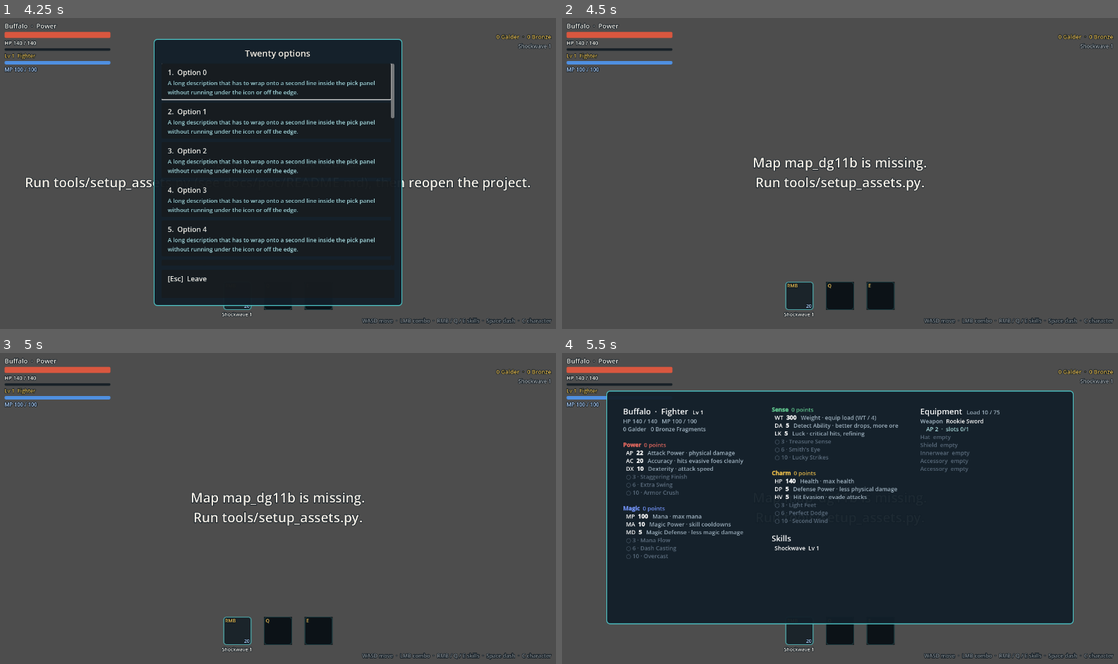
Above: before the commit, frames 1-4 (two rows, left to right).
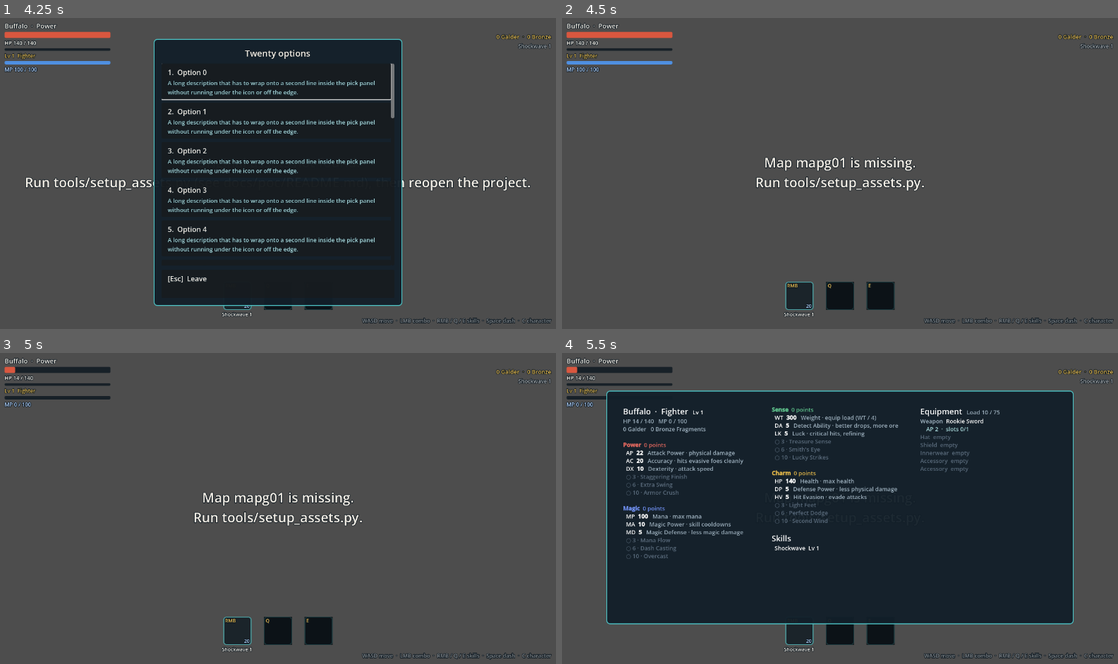
Above: after the commit, the same moments.

Repository: khaledchoucri/tricksterGodot
Game: Godot game, scene res://tests/smoke_test.tscn
The game is run twice, just before and just after one commit, with the same random seed, the same clock (stepped at 60 frames per second) and the same inputs. This scene is started directly instead of the project's main scene.
Inputs (mouse positions are in pixels of both pictures, inside the frame that each line leads up to):
- Up to frame 1 (4.25 s): tap Enter (ui_accept) at 0.5, 0.77, 1.25, 2.75, 3.77 s; move the mouse to (400, 157) at 0.52 s; press the mouse at (400, 157) at 0.53 s; hold D (move_right) 0.53-1.25 s; tap C (character) at 0.8 s; release the mouse at (400, 157) at 1.25 s; drag from (166, 189) to (250, 235) at 1.27 s; tap R (restart) at 2, 3.5 s; move the mouse to (333, 101) at 2.02 s; hold D (move_right) 2.03-2.75 s; hold F (interact) 2.03-2.75 s; click (333, 101) at 2.3 s; drag from (250, 235) to (111, 123) at 2.77 s; move the mouse to (444, 220) at 3.52 s; hold A (move_left) from 3.53 s (still down); hold C (character) from 3.53 s (still down); tap F (interact) at 3.8 s; tap Escape (ui_cancel) at 4.15 s
- Up to frame 2 (4.5 s): release A (move_left) at 4.25 s; release C (character) at 4.25 s; drag from (673, 123) to (756, 92) at 4.27 s
- Up to frame 3 (5 s): no input
- Up to frame 4 (5.5 s): tap Enter (ui_accept) at 5 s; move the mouse to (867, 508) at 5.02 s; hold S (move_down) from 5.03 s (still down); hold F (interact) from 5.03 s (still down); click (867, 508) at 5.17 s; tap C (character) at 5.3 s

Frame 1 is identical in both runs. In frame 2, 0.7% of the frame differs, in the area x 34-66%, y 44-50%; in frame 3, 1.4%, in the area x 0-66%, y 4-50%; in frame 4, 0.6%.
Error in both runs: Invalid access to property or key 'display_name' on a base object of type 'Nil'. (res://scripts/hud.gd:74)

Commit message:
Rest stops at the original's gates
After the Golden Mole and Tutankhamen, the run stops at the original's
gate into the next field: the Gate of Desert Beach and the Gate of
Caballa Relics (mapg01, mapg03, with their MapSound music). Nothing to
fight: half of max HP and MP come back, and Keeper Julio (who keeps
both gates in the original) talks, then opens the shelves to swap what
you wear with stored gear or send a find home. The boss room's way out
is the Rest Stop door. A run is now 32 rooms.

The gates are 2011 maps that draw their ground as one floor picture
(a type-1 layer, rows of 16-bit pixels) instead of tiles; the map tools
read it, and skip a garbage plane (0xCDCDCDCD) in the Relics gate's
hamster. A new smoke section (rest) checks where the stops fall, the
heal, Julio, the door and the swap, and leaves the profile as it found
it; tests/screenshots.tscn -- rest walks up to Julio and talks with
real key presses.

Co-Authored-By: Claude Opus 5.5 <noreply@anthropic.com>

Diff:
--- /dev/null
+++ b/data/caballa_relics/gate/julio.tres
@@ -0,0 +1,14 @@
+[gd_resource type="Resource" script_class="NpcData" load_steps=2 format=3]
+
+[ext_resource type="Script" path="res://scripts/data/npc_data.gd" id="1_s"]
+
+[resource]
+script = ExtResource("1_s")
+id = &"julio"
+display_name = "Keeper Julio"
+actor = "julio"
+portrait = "julio"
+position = Vector2(1060, 660)
+facing = Vector2(-1, 1)
+is_object = false
+requires = &"warehouse"
--- /dev/null
+++ b/data/caballa_relics/gate/rest_stop.tres
@@ -0,0 +1,14 @@
+[gd_resource type="Resource" script_class="RestStopData" load_steps=4 format=3]
+
+[ext_resource type="Script" path="res://scripts/data/rest_stop_data.gd" id="1_s"]
+[ext_resource type="Resource" path="res://data/caballa_relics/gate/room.tres" id="2_room"]
+[ext_resource type="Resource" path="res://data/caballa_relics/gate/julio.tres" id="3_julio"]
+
+[resource]
+script = ExtResource("1_s")
+room = ExtResource("2_room")
+npcs = Array[Resource]([ExtResource("3_julio")])
+story = "res://data/caballa_relics/gate_story.json"
+music = "tkfield.mp3"
+ambience = "bgs_softwind.wav"
+heal_share = 0.5
--- /dev/null
+++ b/data/caballa_relics/gate/room.tres
@@ -0,0 +1,10 @@
+[gd_resource type="Resource" script_class="RoomData" load_steps=2 format=3]
+
+[ext_resource type="Script" path="res://scripts/data/room_data.gd" id="1_s"]
+
+[resource]
+script = ExtResource("1_s")
+id = &"caballa_relics_gate"
+display_name = "Gate of Caballa Relics"
+map = "mapg03"
+rect = Rect2i(640, 320, 1120, 680)
--- /dev/null
+++ b/data/caballa_relics/gate_story.json
@@ -0,0 +1,15 @@
+{
+  "_doc": "The Gate of Caballa Relics, the rest stop after Tutankhamen. Same format as data/megalopolis/story.json. Ours: the lines. The original has Keeper Julio at this gate (NpcTalk_Relics, NPC 1045).",
+  "npcs": {
+    "julio": [
+      {"id": "julio_gate_relics_first", "if": ["!met_julio_relics_gate"], "set": ["met_julio_relics_gate"], "then": "warehouse", "lines": [
+        ["julio", "Tutankhamen, down for good. I'll put that on a shelf too. Metaphorically."],
+        ["julio", "The Relics are the last stretch. Things in there hit like the server never shut down. Rest, then pick what you're taking in."],
+        ["julio", "Whatever reaches my shelves is safe. Whatever you carry into the Relics... let's say it's in Tombeth's hands."]
+      ]},
+      {"id": "julio_gate_relics", "if": ["met_julio_relics_gate"], "then": "warehouse", "lines": [
+        ["julio", "The Relics are through the gate. Shelves are open."]
+      ]}
+    ]
+  }
+}
--- a/data/caballa_relics/region.tres
+++ b/data/caballa_relics/region.tres
@@ -25,11 +25,14 @@
 [ext_resource type="Resource" path="res://data/caballa_relics/enemies/naranjo.tres" id="e_naranjo"]
 [ext_resource type="Resource" path="res://data/caballa_relics/enemies/tombeth.tres" id="e_tombeth"]
 
+[ext_resource type="Resource" path="res://data/caballa_relics/gate/rest_stop.tres" id="g_gate"]
+
 [resource]
 script = ExtResource("1_s")
 display_name = "Caballa Relics"
 rooms = Array[ExtResource("2_r")]([ExtResource("r_atlas_a"), ExtResource("r_atlas_b"), ExtResource("r_atlas_c"), ExtRes …(279 unchanged characters)…
 boss_room = ExtResource("r_trident_maze")
+gate = ExtResource("g_gate")
 enemies = Array[ExtResource("3_e")]([ExtResource("e_mandragora"), ExtResource("e_stone_soldier"), ExtResource("e_mimic"), ExtResource("e_aposis"), ExtResource("e_punisher_aposis"), ExtResource("e_chimu"), ExtResource("e_naranjo"), ExtResource("e_tombeth")])
 run_length = 9
 elite_depths = Array[int]([3, 7])
--- /dev/null
+++ b/data/desert_beach/gate/julio.tres
@@ -0,0 +1,14 @@
+[gd_resource type="Resource" script_class="NpcData" load_steps=2 format=3]
+
+[ext_resource type="Script" path="res://scripts/data/npc_data.gd" id="1_s"]
+
+[resource]
+script = ExtResource("1_s")
+id = &"julio"
+display_name = "Keeper Julio"
+actor = "julio"
+portrait = "julio"
+position = Vector2(1500, 650)
+facing = Vector2(-1, 1)
+is_object = false
+requires = &"warehouse"
--- /dev/null
+++ b/data/desert_beach/gate/rest_stop.tres
@@ -0,0 +1,14 @@
+[gd_resource type="Resource" script_class="RestStopData" load_steps=4 format=3]
+
+[ext_resource type="Script" path="res://scripts/data/rest_stop_data.gd" id="1_s"]
+[ext_resource type="Resource" path="res://data/desert_beach/gate/room.tres" id="2_room"]
+[ext_resource type="Resource" path="res://data/desert_beach/gate/julio.tres" id="3_julio"]
+
+[resource]
+script = ExtResource("1_s")
+room = ExtResource("2_room")
+npcs = Array[Resource]([ExtResource("3_julio")])
+story = "res://data/desert_beach/gate_story.json"
+music = "xus.mp3"
+ambience = "bgs_night_sea.wav"
+heal_share = 0.5
--- /dev/null
+++ b/data/desert_beach/gate/room.tres
@@ -0,0 +1,10 @@
+[gd_resource type="Resource" script_class="RoomData" load_steps=2 format=3]
+
+[ext_resource type="Script" path="res://scripts/data/room_data.gd" id="1_s"]
+
+[resource]
+script = ExtResource("1_s")
+id = &"desert_beach_gate"
+display_name = "Gate of Desert Beach"
+map = "mapg01"
+rect = Rect2i(1152, 192, 1120, 680)
--- /dev/null
+++ b/data/desert_beach/gate_story.json
@@ -0,0 +1,15 @@
+{
+  "_doc": "The Gate of Desert Beach, the rest stop after the Golden Mole. Same format as data/megalopolis/story.json. Ours: the lines. The original has Keeper Julio at this gate (NpcTalk_Beach, NPC 1045).",
+  "npcs": {
+    "julio": [
+      {"id": "julio_gate_desert_first", "if": ["!met_julio_desert_gate"], "set": ["met_julio_desert_gate"], "then": "warehouse", "lines": [
+        ["julio", "You beat the Golden Mole? Then you've earned a sit-down. Mind the sand."],
+        ["julio", "I keep a counter at every gate. Old habit. In the server days the queue for storage went all the way back to the bridge."],
+        ["julio", "Your shelves came with me, every one. Swap what you're wearing for something you stored, or leave me a find before the desert eats it."]
+      ]},
+      {"id": "julio_gate_desert", "if": ["met_julio_desert_gate"], "then": "warehouse", "lines": [
+        ["julio", "Desert Beach is past the bridge. Take what you need off the shelves."]
+      ]}
+    ]
+  }
+}
--- a/data/desert_beach/region.tres
+++ b/data/desert_beach/region.tres
@@ -24,11 +24,14 @@
 [ext_resource type="Resource" path="res://data/desert_beach/enemies/basic_mummy.tres" id="e_basic_mummy"]
 [ext_resource type="Resource" path="res://data/desert_beach/enemies/tutankhamen.tres" id="e_tutankhamen"]
 
+[ext_resource type="Resource" path="res://data/desert_beach/gate/rest_stop.tres" id="g_gate"]
+
 [resource]
 script = ExtResource("1_s")
 display_name = "Desert Beach"
 rooms = Array[ExtResource("2_r")]([ExtResource("r_delta_island_a"), ExtResource("r_delta_island_b"), ExtResource("r_del …(191 unchanged characters)…
 boss_room = ExtResource("r_pyramid_steps")
+gate = ExtResource("g_gate")
 enemies = Array[ExtResource("3_e")]([ExtResource("e_fanta_slime"), ExtResource("e_shell_trap"), ExtResource("e_field_mo …(214 unchanged characters)…
 run_length = 9
 elite_depths = Array[int]([3, 7])
--- a/scripts/rest_stop.gd
+++ b/scripts/rest_stop.gd
@@ -24,11 +24,14 @@
 	talker = Talker.new(Story.new(data.story), dialogue, hud)
 	talker.player = player
 	for n in data.npcs:
+		if n.requires != &"" and Profile.level(n.requires) <= 0:
+			continue  # as in the hub: Julio keeps the shelves once the warehouse is restored
 		var npc: Npc = NPC_SCENE.instantiate()
 		npc.data = n
 		npc.position = n.position if room.is_walkable(n.position) else room.nearest_reachable(n.position)
 		room.world.add_child(npc)
 		talker.npcs.append(npc)
+		hud.log_line("[%s] %s is here." % [data.room.display_name, n.display_name], Color("a8d8da"))
 	Run.heal(int(Run.max_hp * data.heal_share))
 	Run.gain_mp(int(Run.max_mp * data.heal_share))
 	Audio.play("eff_healing1.wav", -4.0)
--- a/tests/screenshots.gd
+++ b/tests/screenshots.gd
@@ -49,6 +49,10 @@
 		return
 	if "desert" in OS.get_cmdline_user_args():
 		await _shoot_desert()
+		get_tree().quit()
+		return
+	if "rest" in OS.get_cmdline_user_args():
+		await _shoot_rest()
 		get_tree().quit()
 		return
 	game = load("res://scenes/game.tscn").instantiate()
@@ -166,11 +170,60 @@
 	await _snap("12_card_album")
 
 
+## Each rest stop as a player meets it: arriving, walking up to Julio, pressing the talk
+## key, and paging through his conversation into the shelves.
+func _shoot_rest() -> void:
+	for r: RestorationData in Run.hub.restorations:
+		if r.effect == "system":
+			Profile.restorations[String(r.id)] = 1
+	game = load("res://scenes/game.tscn").instantiate()
+	add_child(game)
+	await _wait(2.0)
+	var n := 0
+	for d: int in Run.route.plan.size():
+		if not Run.route.plan[d].rest:
+			continue
+		Run.hp = int(Run.max_hp * 0.2)
+		Run.route.depth = d
+		game._load_room()
+		await _wait(3.0)
+		await _snap("40_rest_%d_arrive" % n)
+		var stop: RestStop = null
+		for c in game.room.get_children():
+			if c is RestStop:
+				stop = c
+		var julio := stop.talker.npc(&"julio") if stop else null
+		if julio:
+			game.player.global_position = game.room.nearest_reachable(julio.global_position + Vector2(24, 20))
+			await _wait(0.5)
+			await _snap("41_rest_%d_prompt" % n)
+			for i in 8:
+				_press("interact")
+				await _wait(0.6)
+				if i == 1:
+					await _snap("42_rest_%d_talk" % n)
+			await _snap("43_rest_%d_shelves" % n)
+			_press("ui_cancel")
+			await _wait(0.5)
+		n += 1
+
+
+## A real press and release of an input action, as the keyboard sends it.
+func _press(action: String) -> void:
+	for down: bool in [true, false]:
+		var e := InputEventAction.new()
+		e.action = action
+		e.pressed = down
+		Input.parse_input_event(e)
+		await get_tree().process_frame
+
+
 func _shoot_desert() -> void:
 	game = load("res://scenes/game.tscn").instantiate()
 	add_child(game)
 	await _wait(2.0)
-	for depth: int in [Run.route.regions[0].run_length + 1, Run.route.regions[0].run_length + 5, Run.route.plan.size() - 1]:
+	var desert := Run.route.plan.find_custom(func(p: RoomPlan) -> bool: return p.region == Run.route.regions[1] and p.local_depth == 0)
+	for depth: int in [desert, desert + 4, Run.route.plan.size() - 1]:
 		Run.route.depth = depth
 		game._load_room()
 		await _wait(3.5)
@@ -178,7 +231,7 @@
 			game.player.invulnerable_until = game.player.now() + 999.0
 		await _wait(1.5)
 		await _snap("20_desert_%d" % depth)
-		if depth == Run.route.regions[0].run_length + 1:
+		if depth == desert:
 			for i in Run.echoes.size():
 				game.room.spawn(Run.echoes[i].id, game.player.global_position + Vector2(-120 + 120 * i, -60))
 			Run.deck.take_rune(Run.echoes[0].runes[0])
--- a/tests/smoke/boss.gd
+++ b/tests/smoke/boss.gd
@@ -75,8 +75,8 @@
 	var hub: Hub = load("res://scenes/hub.tscn").instantiate()
 	get_tree().root.add_child(hub)
 	await wait(1.0)
-	check(hub.npcs.size() == 4 and hub.gate != null and hub.room.is_walkable(hub.player.global_position),
-		"the hub builds Megalopolis with %d people and the gate" % hub.npcs.size())
+	check(hub.talker.npcs.size() == 4 and hub.gate != null and hub.room.is_walkable(hub.player.global_position),
+		"the hub builds Megalopolis with %d people and the gate" % hub.talker.npcs.size())
 	check(hub.talker.story.conversation_for("cavalier").get("id") == "cav_intro", "Don Cavalier starts with his introduction")
 	var guide: Npc = hub.talker.npc(&"cavalier")
 	hub.player.global_position = guide.global_position + Vector2(0, 20)
--- /dev/null
+++ b/tests/smoke/rest.gd
@@ -0,0 +1,67 @@
+extends SmokeSection
+## Rest stops: where they fall in the run, arriving (the heal, Julio, the way on), his
+## conversation and the warehouse swap.
+
+
+func run() -> void:
+	var Run := run_state()
+	var P := profile()
+	var stops: Array[int] = []
+	for d: int in Run.route.plan.size():
+		if Run.route.plan[d].rest:
+			stops.append(d)
+	var after_bosses := stops.all(func(d: int) -> bool: return Run.route.plan[d - 1].boss)
+	check(Run.route.plan.size() == 32 and stops.size() == 2 and after_bosses and Run.route.plan[-1].boss,
+		"a run is 32 rooms: a rest stop after each of the first two bosses (rooms %s)" % str(stops.map(func(d: int) -> int: return d + 1)))
+
+	# Arriving at the Gate of Desert Beach: no fight, half of max HP and MP back, Julio, doors.
+	# The city is fully restored for it, then put back as it was for the sections after.
+	var restorations: Dictionary = P.restorations.duplicate()
+	var flags: Dictionary = P.flags.duplicate()
+	await _arrive(Run, P, stops)
+	P.restorations = restorations
+	P.flags = flags
+
+
+func _arrive(Run: Node, P: Node, stops: Array[int]) -> void:
+	await clear_room()
+	_restore_all(Run)
+	game.get_tree().paused = false
+	game.hud.pick_panel.visible = false
+	Run.hp = int(Run.max_hp * 0.1)
+	Run.mp = 0
+	Run.route.depth = stops[0]
+	game._load_room()
+	await wait(2.5)
+	var stop: RestStop = null
+	for c in game.room.get_children():
+		if c is RestStop:
+			stop = c
+	check(stop != null and game.room.data.map == "mapg01" and enemies().is_empty() and game.phase == game.Phase.DOORS,
+		"the first rest stop is the Gate of Desert Beach: nothing to fight, the way on is open")
+	check(Run.hp >= int(Run.max_hp * 0.59) and Run.mp >= int(Run.max_mp * 0.5),
+		"arriving heals half of max HP and MP (HP %d / %d, MP %d / %d)" % [Run.hp, Run.max_hp, Run.mp, Run.max_mp])
+	if stop == null:
+		return
+	Run.route.depth = stops[0] - 1  # as if the boss before it had just fallen
+	game._open_doors()
+	check(game.room.doors.any(func(d: Door) -> bool: return d.reward == "rest"), "the boss room's way out is the Rest Stop door")
+	Run.route.depth = stops[0]
+	var julio := stop.talker.npc(&"julio")
+	check(julio != null and stop.talker.story.conversation_for("julio").get("then") == "warehouse",
+		"Keeper Julio keeps the gate, and his conversation opens the shelves")
+
+	# The swap: a stored hat goes on, and the found hat it replaces goes home.
+	var before: int = P.warehouse.size()
+	var shelf: int = P.store_item(GearItem.roll(_item("steel_helmet"), 0.0).to_dict())
+	var found := GearItem.roll(_item("candy_hat"), 0.0)
+	Run.gear.equip(found, "hat")
+	var swapped: bool = Run.city.swap_from_shelf(shelf)
+	var worn: GearItem = Run.gear.equipped("hat")
+	check(swapped and worn != null and worn.stored == shelf and found.stored >= 0 and P.warehouse.size() == before + 2,
+		"swapping at the gate wears the stored hat and sends the found one home")
+	check(not Run.city.swap_from_shelf(shelf), "an item already worn can't be taken off the shelf again")
+	for i in range(P.warehouse.size() - 1, before - 1, -1):
+		P.discard_item(i)
+	Run.gear.equipment.erase("hat")
+	Run.stats_changed()
--- a/tests/smoke/systems.gd
+++ b/tests/smoke/systems.gd
@@ -120,7 +120,7 @@
 	var want: Array[String] = []
 	for r: RegionData in Run.route.regions:
 		want.append_array([str(r.gear_levels.x), str(r.gear_levels.y)])
-	check(ranges == want and Run.route.plan.size() == 30, "each of the 30 rooms offers its region's gear levels (%s)" % " ".join(ranges))
+	check(ranges == want, "every region's rooms offer its own gear levels (%s)" % " ".join(ranges))
 	# The Caballa Relics offer their own tier: the level-50 and level-65 lines, every slot.
 	Run.route.depth = Run.route.plan.size() - 2
 	var relics_gear: Array = Run.gear.gear_offers(60)
--- a/tests/smoke_test.gd
+++ b/tests/smoke_test.gd
@@ -9,7 +9,7 @@
 ## shared code still run the full suite (CLAUDE.md, section 5).
 
 ## The sections, in the order they run.
-const SECTIONS: Array[String] = ["core", "power", "magic", "sense", "elements", "charm", "talents", "balance", "ui", "boss",
+const SECTIONS: Array[String] = ["core", "power", "magic", "sense", "elements", "charm", "talents", "balance", "ui", "rest", "boss",
 	"systems", "lint"]
 ## The section that tests each character.
 const CLASS_SECTION: Dictionary[String, String] = {"buffalo": "power", "bunny": "power", "sheep": "magic",
@@ -28,6 +28,7 @@
 const UI := preload("res://tests/smoke/ui.gd")
 const BOSS := preload("res://tests/smoke/boss.gd")
 const SYSTEMS := preload("res://tests/smoke/systems.gd")
+const REST := preload("res://tests/smoke/rest.gd")
 const LINT := preload("res://tests/smoke/lint.gd")
 
 ## The sections picked on the command line; empty runs them all.
@@ -105,6 +106,9 @@
 		_section(BALANCE).run()
 	if _on("ui"):
 		await _section(UI).run()
+	if _on("rest"):
+		# Before the bosses, which end in Megalopolis. Rest stops between regions: the heal, Julio and the warehouse swap.
+		await _section(REST).run()
 	if _on("boss"):
 		await _section(BOSS).run()
 	if _on("systems"):
--- a/tests/ui_audit.gd
+++ b/tests/ui_audit.gd
@@ -180,7 +180,7 @@
 	add_child(hub)
 	await _wait(1.5)
 	await audit("hub_city")
-	for npc: Npc in hub.npcs.duplicate():
+	for npc: Npc in hub.talker.npcs.duplicate():
 		var id := String(npc.data.id)
 		var top := await _talk(hub, npc, [], "hub_%s" % id)
 		for i in top.size():
Not shown, added: tests/smoke/rest.gd.uid
Not shown, changed: CLAUDE.md
Not shown, changed: docs/design/systems-plan.md
